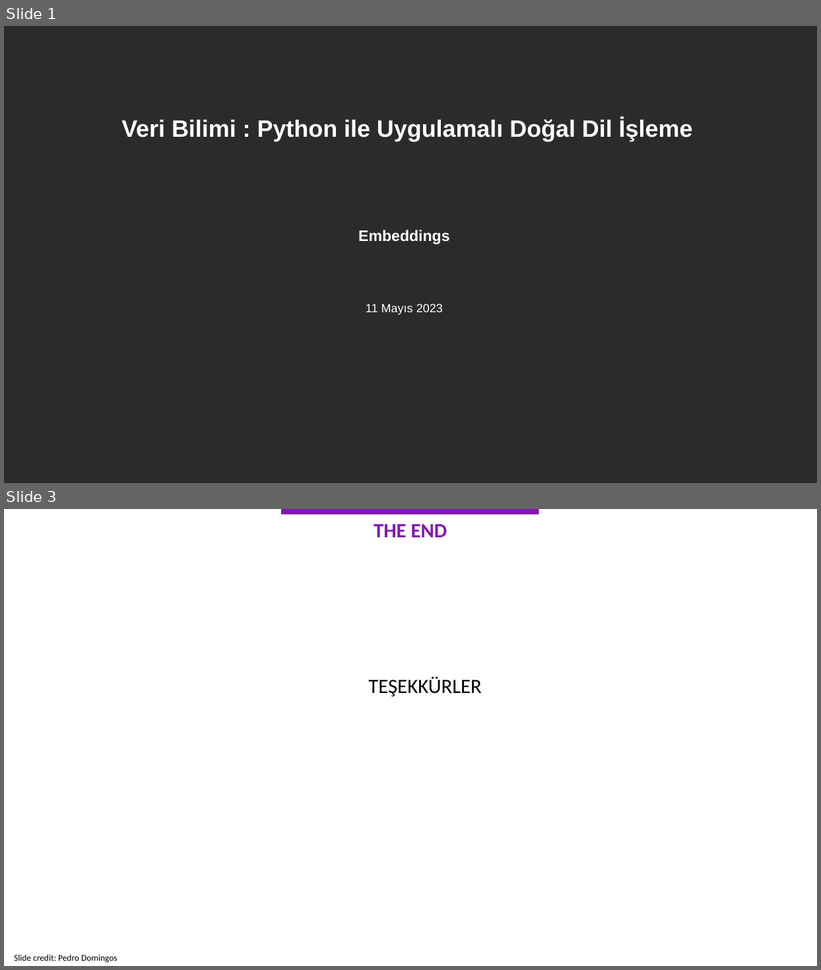
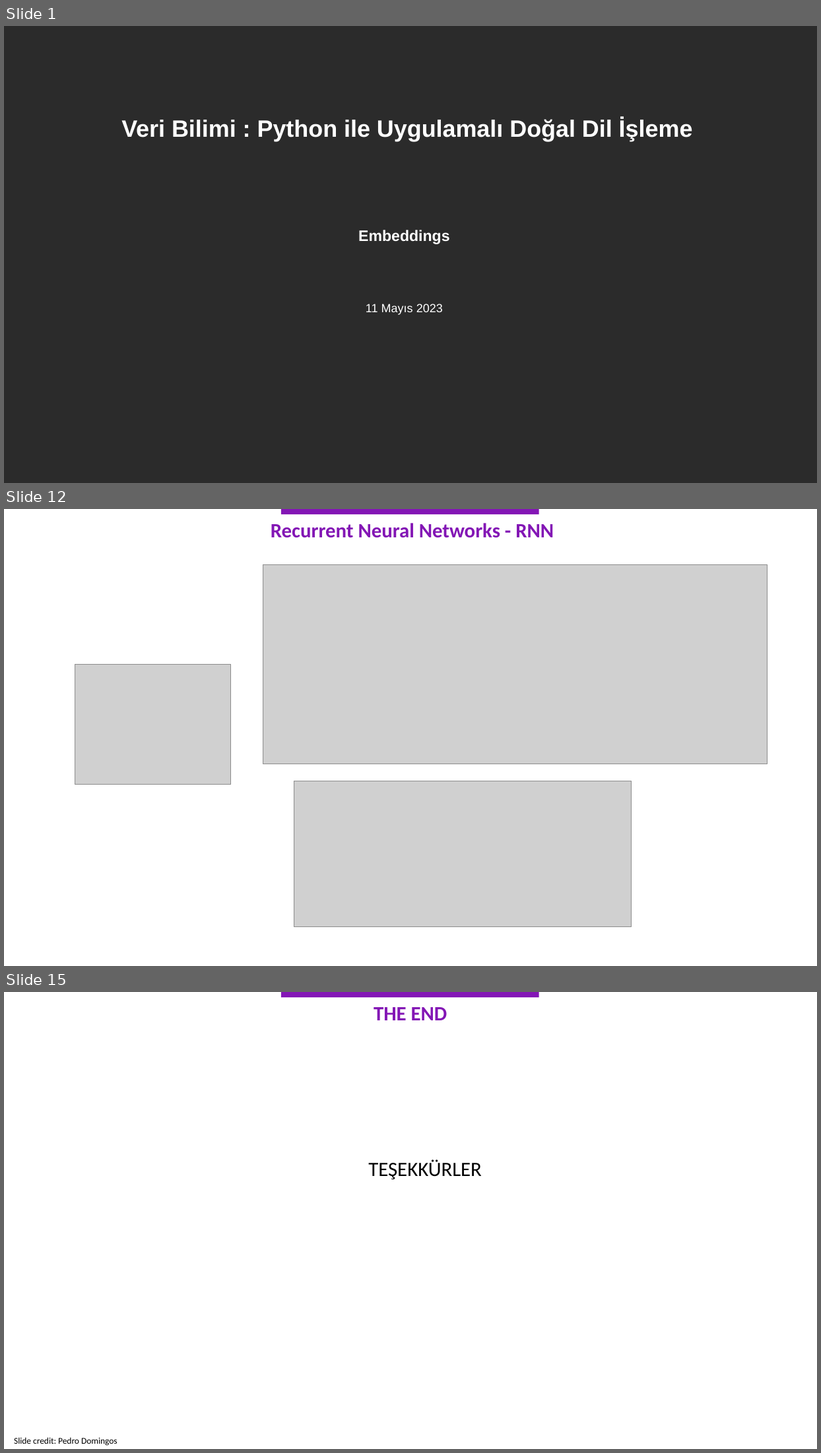
Before and after one commit to kemalcankara/anlp2023, a slide deck: Slides/4.KRY-ANLP_11Mayis.pptx. Shown one above the other, each under a label of ours: slides 1 and 3 before the commit, slides 1, 12 and 15 after it; the slides between them are not shown. The pictures are 821x970 and 821x1453 pixels, drawn with LibreOffice and Linux fonts; fonts in the diff are those of the drawing; grey boxes stand for pictures; background and template pictures are left out; a plain dark background stands for a picture behind light text. Boxes give left, top, right and bottom in pixels: in the first picture for what was removed or moved away, otherwise in the second. Text is boxed around its words. In the diff, an @@ line names an element or a change of style, - is before the commit and + after.

```diff
--- a/Slides/4.KRY-ANLP_11Mayis.pptx
+++ b/Slides/4.KRY-ANLP_11Mayis.pptx
@@ slide 12 added at (4, 509, 817, 966), background #FFFFFF @@
@@ text added at (271, 523, 554, 538), 24 pt, text #8316B5, bold @@
+Recurrent Neural Networks - RNN
@@ rectangle added at (281, 509, 539, 514), fill #8316B5 @@
@@ picture added at (263, 565, 768, 764) @@
@@ picture added at (75, 665, 231, 785) @@
@@ picture added at (294, 781, 632, 927) @@
@@ what was slide 3 is now slide 15 @@
```
Also in this commit, not shown: 1 slide changed, 11 other slides added, 2 slides removed, 9 other files.
